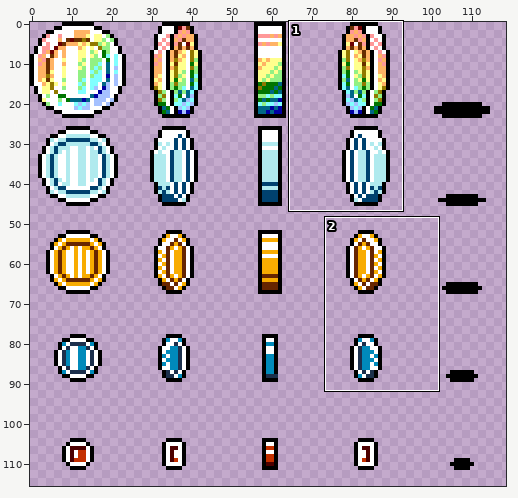
Two states of a sprite sheet, media/graphic/system/game/coin.png. Above: a wide view before the commit, with the close-up outlined.
Close-up. Before the commit:
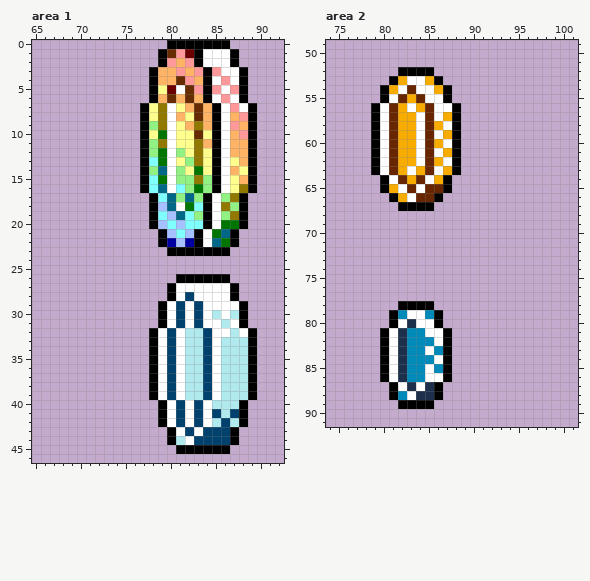
The file is 120x120 pixels. Shown: area 1: x 65..92, y 0..46; area 2: x 74..101, y 49..91. The wide view leaves out empty margins.
And afterwards:
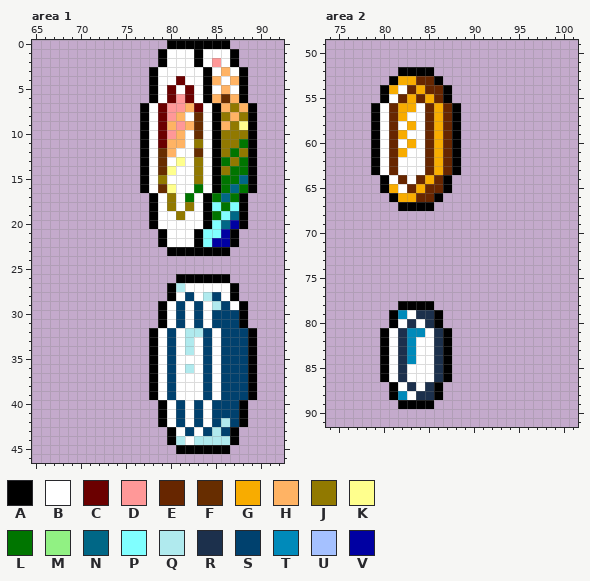
Palette (. is transparent): A #000000  B #ffffff  C #6b0000  D #ff9898  E #672600  F #672d00  G #f8ac00  H #ffb364  J #917900  K #ffff8d  L #007500  M #91f183  N #006786  P #80ffff  Q #b0eaee  R #1c304c  S #00416e  T #008aba  U #a5c1ff  V #0000a2
The exact change:
Area 1:
y 1: x 80..82 FDC -> BBB
y 2: x 80..82 DHD -> BBB; x 85 B -> D
y 3: x 79..83 HHDHD -> BBBBB; x 85..86 DB -> BH
y 4: x 79..83 HHFDH -> BBCBB; x 85..87 BDB -> HBH
y 5: x 79 K -> B; x 82..83 FD -> CB; x 85..87 DBD -> BHB
y 6: x 79..83 HFHFH -> BCDCB; x 85..87 BDB -> HFH
y 7: x 78..81 KJBK -> BCDD; x 83..84 FH -> CB; x 86..88 BDB -> HJH
y 8: x 78..80 KJB -> BCD; x 82 K -> B; x 84 H -> B; x 86 B -> J; x 88 D -> J
y 9: x 78..81 MJBK -> BCHD; x 83..84 JH -> FB; x 86..88 BDH -> HJK
y 10: x 78..82 KLBKK -> BCDHB; x 84 K -> B; x 86..88 BHD -> JJJ
y 11: x 78..82 MJBKK -> BCHHB; x 84 H -> B; x 86..88 BHH -> JJL
y 12: x 78..84 MLBMKJK -> BFHBBFB; x 86..88 BHH -> JLJ
y 13: x 78..79 PL -> BF; x 82 M -> B; x 84 K -> B; x 86..88 BKH -> LJL
y 14: x 78..84 MNBMKLK -> BFKBBJB; x 86..88 BHK -> JLL
y 15: x 78..79 PL -> BJ; x 81..82 MM -> BB; x 84 M -> B; x 86..88 BKH -> LLN
y 16: x 78..82 PNBPM -> BFKBB; x 84 M -> B; x 86..88 BKJ -> LNL
y 17: x 79..83 PNMNM -> BJBLB; x 85..87 BMJ -> LNL
y 18: x 79..80 UN -> BJ; x 82..83 LP -> JB; x 85..87 BJM -> PLP
y 19: x 79..83 PUNPM -> BBJBB; x 85..87 BMJ -> LPN
y 20: x 79..83 UPUPP -> BBBBB; x 85..87 BLL -> PNV
y 21: x 80..82 UPU -> BBB; x 84..86 BLN -> PPV
y 22: x 80..82 VUV -> BBB; x 84..86 BNL -> PVV
y 27: x 81 B -> Q
y 28: x 84..85 BB -> QS
y 29: x 85..86 BB -> QS
y 30: x 85..87 QBQ -> SSS
y 31: x 85..87 BQB -> SSS
y 32: x 86..88 BQB -> SSS
y 33..34: x 83 Q -> B; x 86..88 QQQ -> SSS
y 35: x 82..83 QQ -> BB; x 86..88 QQQ -> SSS
y 36: x 83 Q -> B; x 86..88 QQQ -> SSS
y 37..39: x 82..83 QQ -> BB; x 86..88 QQQ -> SSS
y 40: x 85..87 QQQ -> SSS
y 41: x 86 Q -> S
y 42: x 85..87 QSQ -> SQS
y 43: x 85 S -> Q
y 44: x 83..86 SSSS -> QQQQ
Area 2:
y 53: x 83..85 BBG -> GEE
y 54: x 84..86 BBG -> GEE
y 55: x 85..86 BB -> GE
y 56: x 83..84 BG -> GB; x 86..87 BB -> GE
y 57: x 83 G -> B; x 86..87 BG -> GE
y 58: x 82 G -> B; x 87 B -> E
y 59: x 83 G -> B; x 86..87 BG -> GE
y 60: x 82 G -> B; x 87 B -> E
y 61: x 83 G -> B; x 86..87 BG -> GE
y 62: x 82..83 GG -> BB; x 87 B -> E
y 63: x 82 G -> B; x 84 G -> B; x 86..87 BG -> GE
y 64: x 83 G -> B; x 85..86 BG -> GE
y 65: x 84 B -> G
y 66: x 83 B -> G
y 79: x 84..85 BT -> RR
y 80: x 85 B -> R
y 81: x 86 B -> R
y 82: x 84..86 TTB -> BBR
y 83: x 84 T -> B; x 86 T -> R
y 84: x 84..86 TTB -> BBR
y 85: x 83..84 TT -> BB; x 86 T -> R
y 86: x 83..84 TT -> BB; x 86 B -> R
Boxes around the changes in both close-ups, in picture pixels (x1, y1, x2, y2):
changed: (149, 49, 248, 247)
changed: (176, 283, 248, 445)
changed: (398, 76, 452, 202)
changed: (407, 310, 443, 382)
